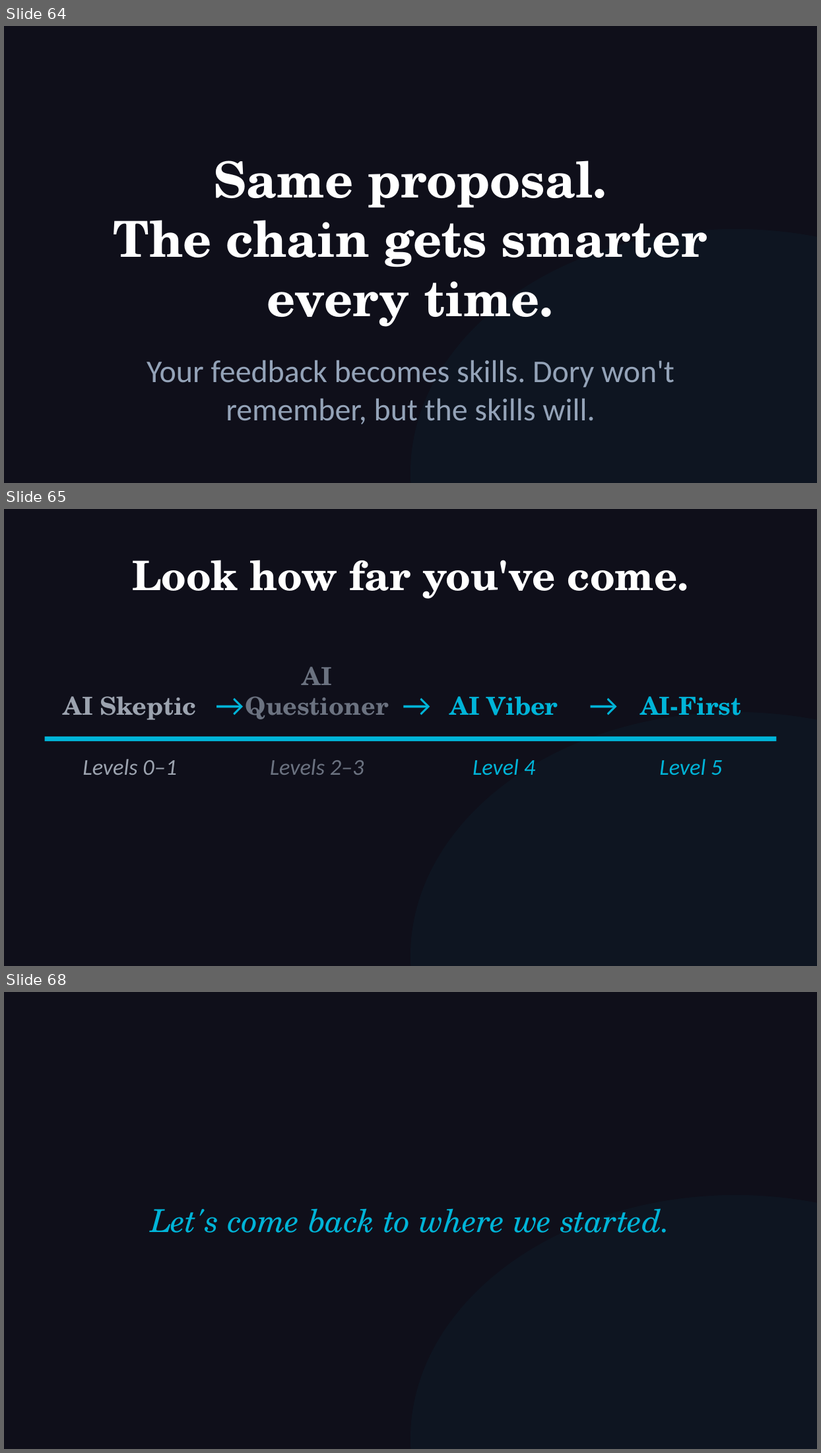
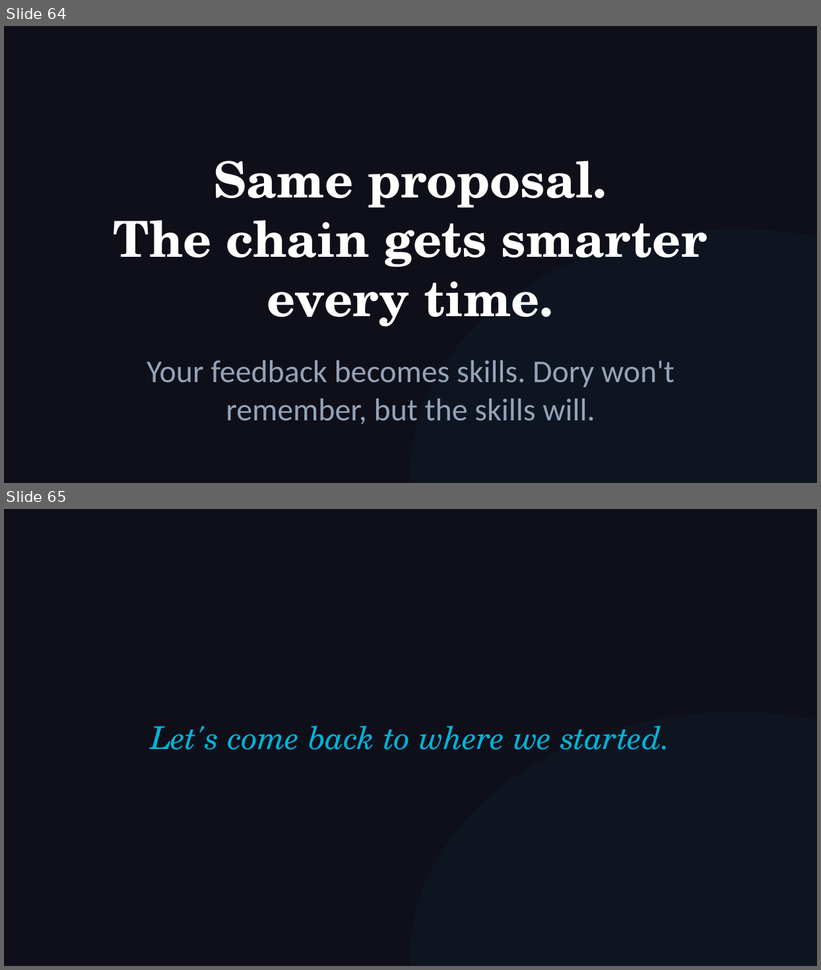
Before and after one commit to michaelengland/ai-best-practices, a slide deck: Getting-Agents-to-Give-Up-Their-Secrets.pptx. Shown one above the other, each under a label of ours: slides 64, 65 and 68 before the commit, slides 64 and 65 after it; the slides between them are not shown. The pictures are 821x1453 and 821x970 pixels, drawn with LibreOffice and Linux fonts; fonts in the diff are those of the drawing. Boxes give left, top, right and bottom in pixels: in the first picture for what was removed or moved away, otherwise in the second. Text is boxed around its words. In the diff, an @@ line names an element or a change of style, - is before the commit and + after.

```diff
--- a/Getting-Agents-to-Give-Up-Their-Secrets.pptx
+++ b/Getting-Agents-to-Give-Up-Their-Secrets.pptx
@@ slide 65 removed at <box>4,509,817,966</box>, background #0F0F1A @@
@@ text removed at <box>132,560,689,599</box> @@
-Look how far you've come.
@@ text removed at <box>246,667,389,720</box> @@
-AI Questioner
@@ text removed at <box>215,680,232,729</box> @@
-→
@@ text removed at <box>403,680,418,729</box> @@
-→
@@ text removed at <box>589,680,606,729</box> @@
-→
@@ text removed at <box>63,696,197,720</box> @@
-AI Skeptic
@@ text removed at <box>450,696,558,716</box> @@
-AI Viber
@@ text removed at <box>641,696,742,716</box> @@
-AI-First
@@ ellipse removed at <box>411,712,817,966</box> @@
@@ rectangle removed at <box>45,737,776,741</box> @@
@@ text removed at <box>83,759,177,775</box> @@
-Levels 0–1
@@ text removed at <box>270,759,364,775</box> @@
-Levels 2–3
@@ text removed at <box>473,759,535,775</box> @@
-Level 4
@@ text removed at <box>659,759,722,775</box> @@
-Level 5
@@ what was slide 68 is now slide 65 @@
```
Also in this commit, not shown: 7 slides changed, 2 other slides removed, 1 other file.
